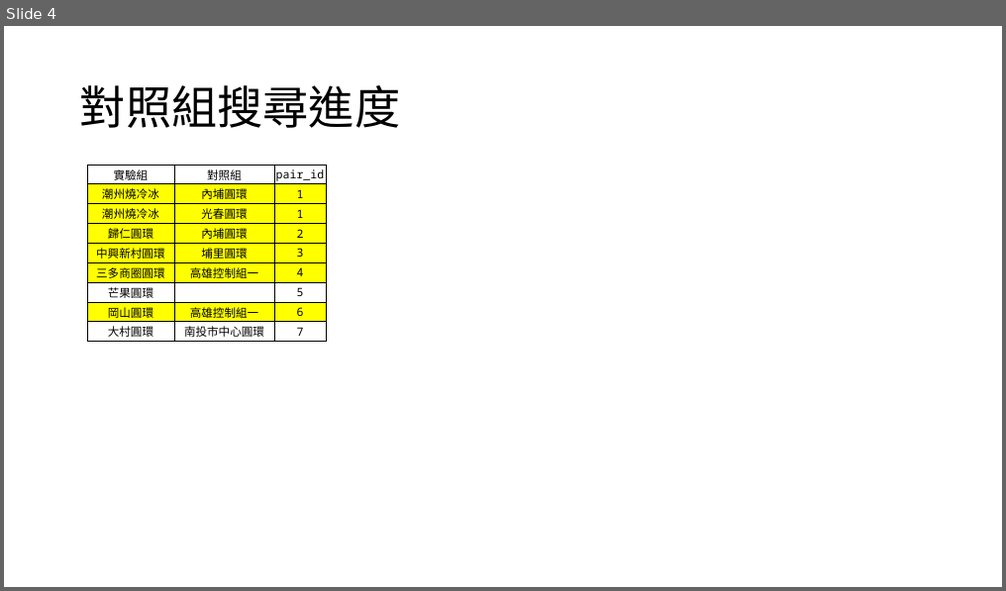
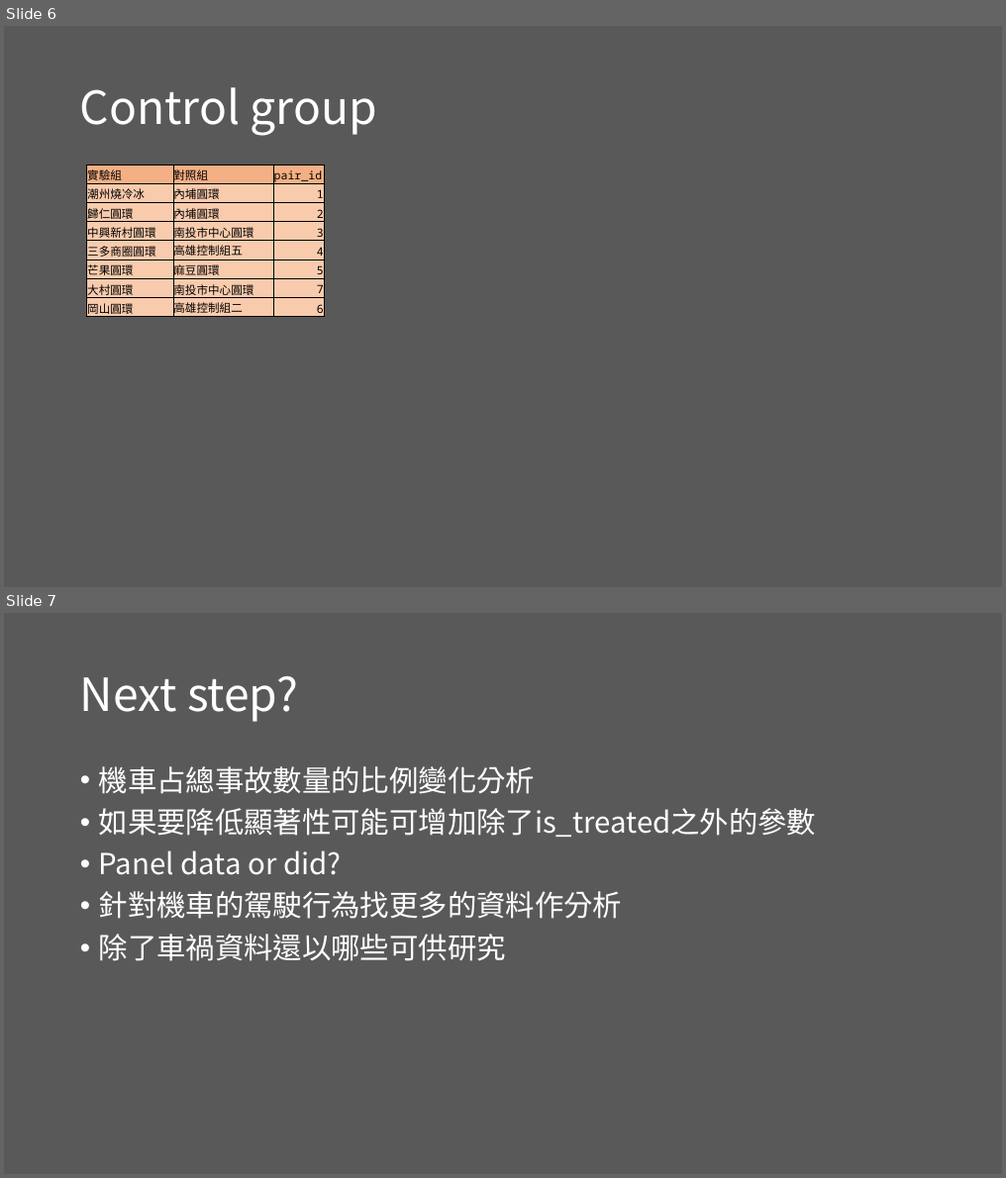
Before and after one commit to Chuang-ben/Roundabout, a slide deck: document/簡報1.pptx. Shown one above the other, each under a label of ours: slide 4 before the commit, slides 6 and 7 after it. The pictures are 1006x591 and 1006x1178 pixels, drawn with LibreOffice and Linux fonts; fonts in the diff are those of the drawing. Boxes give left, top, right and bottom in pixels: in the first picture for what was removed or moved away, otherwise in the second. Text is boxed around its words. In the diff, an @@ line names an element or a change of style, - is before the commit and + after.

```diff
--- a/document/簡報1.pptx
+++ b/document/簡報1.pptx
@@ slide 7 added at (4,613,1002,1174), background #595959 @@
@@ title added at (80,676,299,722), 44 pt, text #FFFFFF @@
+Next step?
@@ text added at (99,766,817,961), 28 pt, text #FFFFFF @@
+• 機車占總事故數量的比例變化分析
+• 如果要降低顯著性可能可增加除了is_treated之外的參數
+• Panel data or did?
+• 針對機車的駕駛行為找更多的資料作分析
+• 除了車禍資料還以哪些可供研究
@@ what was slide 4 is now slide 6 @@
@@ slide 6 changed as well @@
@@ background #FFFFFF to #595959 @@
@@ title at (80,87,377,136): text changed; text colour #000000 to #FFFFFF @@
-對照組搜尋進度
+Control group
@@ table at (87,165,325,321) @@
-row 3: 潮州燒冷冰 | 光春圓環 | 1
-row 5: 中興新村圓環 | 埔里圓環 | 3
-row 6: 三多商圈圓環 | 高雄控制組一 | 4
-row 7: 芒果圓環 |  | 5
-row 8: 岡山圓環 | 高雄控制組一 | 6
+row 4: 中興新村圓環 | 南投市中心圓環 | 3
+row 5: 三多商圈圓環 | 高雄控制組五 | 4
+row 6: 芒果圓環 | 麻豆圓環 | 5
+row 8: 岡山圓環 | 高雄控制組二 | 6
```
Also in this commit, not shown: 5 other slides added, 8 slides removed, 12 other files.
